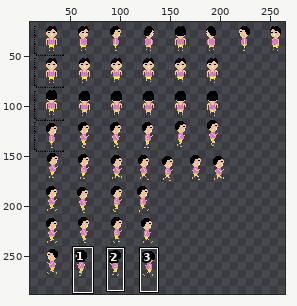
One commit to this pixel-art file: sprites/sprite-fitness-guy.aseprite. Above: a wide view before the commit, with the close-up outlined.
Close-up. First the earlier version:
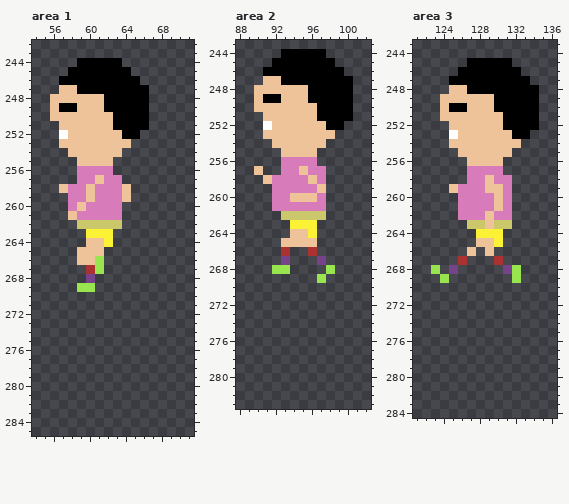
300x300 pixels, 1 frame. Shown: area 1: x 54..71, y 242..285; area 2: x 88..102, y 243..283; area 3: x 121..136, y 243..284. The wide view leaves out empty margins. The commit also changed other parts of the picture, which this record leaves out.
After the commit:
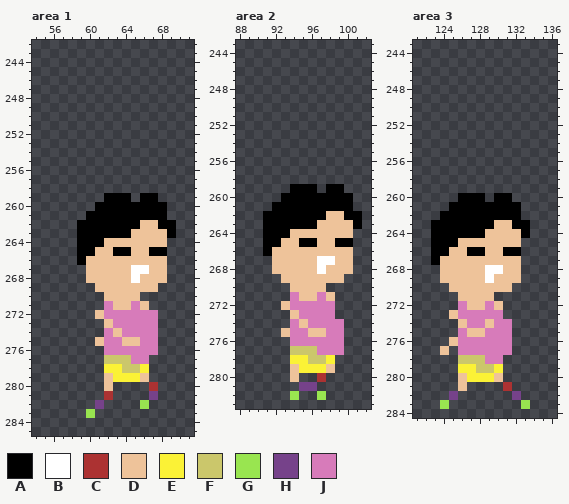
Palette (. is transparent): A #000000  B #ffffff  C #ac3232  D #eec39a  E #fbf236  F #cbc76b  G #99e550  H #76428a  J #d77bba
Changes in this commit:
Area 1:
y 244: x 59..63 AAAAA -> .....
y 245: x 58..64 AAAAAAA -> .......
y 246: x 57..65 AAAAAAAAA -> .........
y 247: x 57..66 DDAAAAAAAA -> ..........
y 248: x 56..66 DDDDDDAAAAA -> ...........
y 249: x 56..66 DAADDDAAAAA -> ...........
y 250: x 56..66 DDDDDDDAAAA -> ...........
y 251: x 57..66 DDDDDDAAAA -> ..........
y 252: x 57..65 BDDDDDDAA -> .........
y 253: x 57..64 DDDDDDDD -> ........
y 254: x 58..63 DDDDDD -> ......
y 255: x 59..62 DDDD -> ....
y 256: x 59..62 JJJJ -> ....
y 257: x 59..63 JJDJJ -> .....
y 258: x 57..64 DJJDJJJD -> ........
y 259: x 58..64 JJDJJJD -> ....AAA; x 66..67 .. -> AA
y 260: x 58..68 JDJJJJ..... -> ...AAAAAAAA
y 261: x 58..68 DJJJJJ..... -> ..AAAAAAAAA
y 262: x 59..69 FFFFF...... -> AAAAAAADDAA
y 263: x 59..69 .EEE....... -> AAAAAADDDDA
y 264: x 59..68 .DDE...... -> AAADDDDDDD
y 265: x 59..60 DD -> AA; x 62..68 ....... -> DAADDAA
y 266: x 59 D -> A; x 61..68 G....... -> DDDDDDDD
y 267: x 60..68 CG....... -> DDDDDBBDD
y 268: x 60..68 H........ -> DDDDDBDDD
y 269: x 59..67 GG....... -> ..DDDDDDD
y 270: x 62..65 .... -> DDDD
y 271: x 62..66 ..... -> JDDJD
y 272: x 61..67 ....... -> DJJJJJJ
y 273: x 62..67 ...... -> DJJJJJ
y 274: x 62..67 ...... -> JDJJJJ
y 275: x 61..67 ....... -> DJJDDJJ
y 276: x 62..67 ...... -> JJJJJJ
y 277: x 62..66 ..... -> FFFJJ
y 278: x 62..66 ..... -> EEFFE
y 279: x 62..66 ..... -> DEEED
y 280: x 62 . -> D; x 67 . -> C
y 281: x 62 . -> C; x 67 . -> H
y 282: x 61 . -> H; x 66 . -> G
y 283: x 60 . -> G
Area 2:
y 244: x 93..97 AAAAA -> .....
y 245: x 92..98 AAAAAAA -> .......
y 246: x 91..99 AAAAAAAAA -> .........
y 247: x 91..100 DDAAAAAAAA -> ..........
y 248: x 90..100 DDDDDDAAAAA -> ...........
y 249: x 90..100 DAADDDAAAAA -> ...........
y 250: x 90..100 DDDDDDDAAAA -> ...........
y 251: x 91..100 DDDDDDAAAA -> ..........
y 252: x 91..99 BDDDDDDAA -> .........
y 253: x 91..98 DDDDDDDD -> ........
y 254: x 92..97 DDDDDD -> ......
y 255: x 93..96 DDDD -> ....
y 256: x 93..96 JJJJ -> ....
y 257: x 90 D -> .; x 93..97 JJDJJ -> .....
y 258: x 91..97 DJJJJDJ -> .......
y 259: x 92..99 JJJJJD.. -> ..AAA.AA
y 260: x 92..100 JJDDDJ... -> .AAAAAAAA
y 261: x 92..100 JJJJJJ... -> AAAAAAAAA
y 262: x 91..101 ..FFFFF.... -> AAAAAAADDAA
y 263: x 91..101 ...EEE..... -> AAAAAADDDDA
y 264: x 91..93 ... -> AAA; x 96..100 E.... -> DDDDD
y 265: x 91..92 .. -> AA; x 95..100 DD.... -> AADDAA
y 266: x 91..100 ..C..C.... -> ADDDDDDDDD
y 267: x 92..100 .H...H... -> DDDDDBBDD
y 268: x 92..100 GG....G.. -> DDDDDBDDD
y 269: x 93..99 ....G.. -> DDDDDDD
y 270: x 94..97 .... -> DDDD
y 271: x 94..98 ..... -> JDDJD
y 272: x 93..98 ...... -> DJJJJJ
y 273: x 94..98 ..... -> DJJJJ
y 274: x 94..99 ...... -> JDJJJJ
y 275: x 93..99 ....... -> DJJDDJJ
y 276: x 94..99 ...... -> JJJJJJ
y 277: x 94..99 ...... -> FFFJJJ
y 278: x 94..98 ..... -> EEFFE
y 279: x 94..98 ..... -> DEEED
y 280: x 94 . -> D; x 97 . -> C
y 281: x 95..96 .. -> HH
y 282: x 94 . -> G; x 97 . -> G
Area 3:
y 245: x 127..131 AAAAA -> .....
y 246: x 126..132 AAAAAAA -> .......
y 247: x 125..133 AAAAAAAAA -> .........
y 248: x 125..134 DDAAAAAAAA -> ..........
y 249: x 124..134 DDDDDDAAAAA -> ...........
y 250: x 124..134 DAADDDAAAAA -> ...........
y 251: x 124..134 DDDDDDDAAAA -> ...........
y 252: x 125..134 DDDDDDAAAA -> ..........
y 253: x 125..133 BDDDDDDAA -> .........
y 254: x 125..132 DDDDDDDD -> ........
y 255: x 126..131 DDDDDD -> ......
y 256: x 127..130 DDDD -> ....
y 257: x 127..130 JJJJ -> ....
y 258: x 127..131 JJDJJ -> .....
y 259: x 125..131 DJJJDDJ -> .......
y 260: x 126..131 JJJJDJ -> AAA.AA
y 261: x 125..132 .JJJJDJ. -> AAAAAAAA
y 262: x 124..132 ..JJJDJJ. -> AAAAAAAAA
y 263: x 123..133 ....FFDFF.. -> AAAAAAADDAA
y 264: x 123..133 .....EEE... -> AAAAAADDDDA
y 265: x 123..127 ..... -> AAADD; x 130..132 E.. -> DDD
y 266: x 123..128 ....D. -> AADDAA; x 130..132 ... -> DAA
y 267: x 123..132 ...C...C.. -> ADDDDDDDDD
y 268: x 123..132 G.H.....HG -> .DDDDDBBDD
y 269: x 124..132 G.......G -> DDDDDBDDD
y 270: x 125..131 ....... -> DDDDDDD
y 271: x 126..129 .... -> DDDD
y 272: x 126..130 ..... -> JDDJD
y 273: x 125..130 ...... -> DJJJJJ
y 274: x 126..131 ...... -> DJJDJJ
y 275: x 126..131 ...... -> JDDJJJ
y 276: x 125..131 ....... -> DJJJJJJ
y 277: x 124 . -> D; x 126..131 ...... -> JJJJJJ
y 278: x 126..130 ..... -> FFFJJ
y 279: x 126..130 ..... -> EEFFE
y 280: x 126..130 ..... -> DEEED
y 281: x 126 . -> D; x 131 . -> C
y 282: x 125 . -> H; x 132 . -> H
y 283: x 124 . -> G; x 133 . -> G
Boxes around the changes in both close-ups, in picture pixels (x1, y1, x2, y2):
changed: (50, 58, 176, 418)
changed: (254, 49, 362, 400)
changed: (431, 58, 539, 409)
